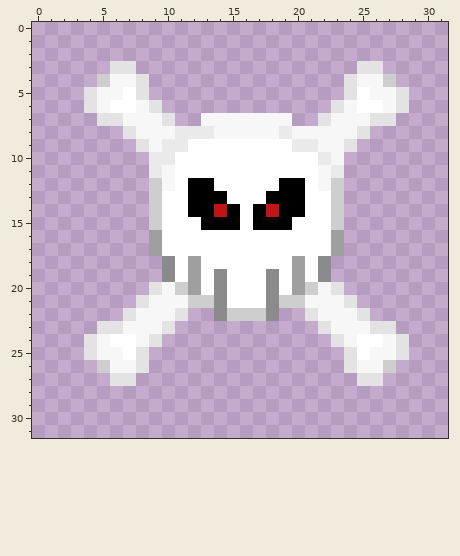
Pixel-art sprite -- Assets/04.Sprites/Icon/Minimap/PortalMapIcon.png. That is the earlier state.
The file is 32x32 pixels. Colours within 5 levels of each other are drawn and written as one.
New version:
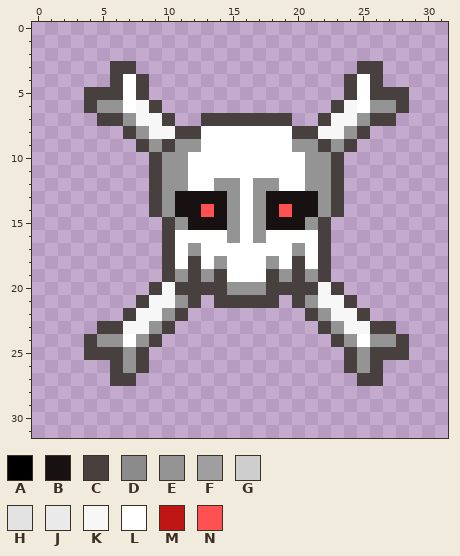
Palette (. is transparent): A #000000  B #171111  C #483f3f  D #8b8b8b  E #949494  F #9f9f9f  G #cecece  H #e3e3e3  J #eaeaea  K #f7f7f7  L #ffffff  M #bf1515  N #ff5151
What changed:
Changed rows in their new state; - is an unchanged pixel.
first column x 4:
 3 --CC-----------------CC--
 4 -.CLC---------------CLC.-
 5 CCC-C---------------C-CCC
 6 CEE--C-------------C--EEC
 7 -CCE--C--CCCCCCC--C--ECC-
 8 ---CE--CCLLLLLLLCC--EC---
 9 ----CECEE-------EECEC----
10 -----CEE---------EEC-----
11 -----CEE---------EEC-----
12 -----CEELLEE-EELLEEC-----
13 -----CEBBBBE-EBBBBEC-----
14 -----CEBBNBE-EBNBBEC-----
15 -----.CEBBBE-EBBBEC.-----
16 -----.C----E-E----C.-----
17 -----.C-E-------E-C.-----
18 ------C-C-E---E-C-C------
19 ------CECEC---CECEC------
20 -----C-CCCCEEECCCC-C-----
21 ----C--EC.CCCCC.CE--C----
22 ---C--EC--.....--CE--C---
23 -CC--EC-----------CE--CC-
24 CEE-EC-------------CE-EEC
25 CCCEC---------------CECCC
26 -.CEC---------------CEC.-
27 --CC-----------------CC--
